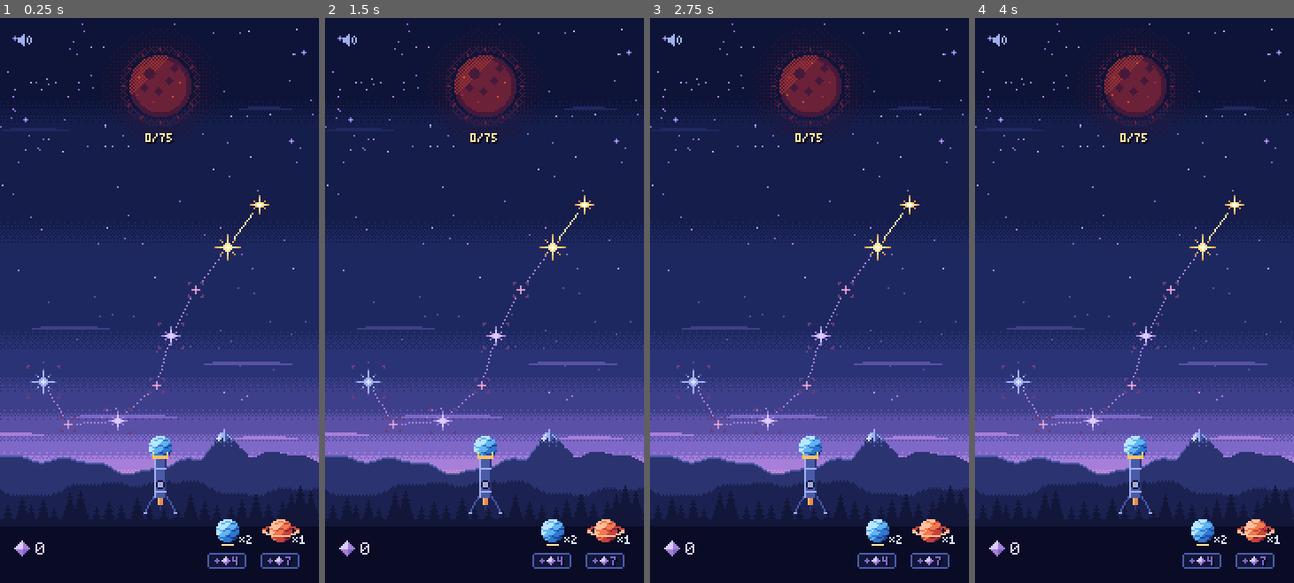
Above: before the commit, frames 1-4 (left to right).
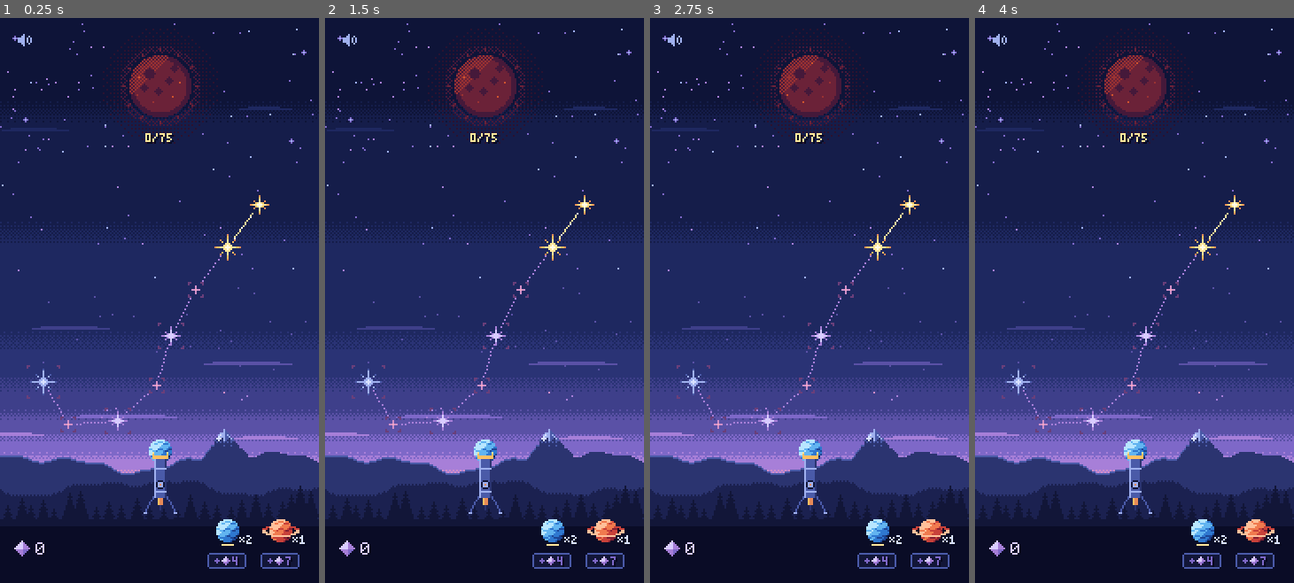
Above: after the commit, the same moments.

Repository: mrafael1/DustInSpace
Game: Godot game, scene res://game/scenes/main.tscn
Two runs of this game, one before a commit and one after it. Both use one fixed random seed, a clock stepped at 60 frames per second and the inputs below.
Inputs (mouse positions are in pixels of both pictures, inside the frame that each line leads up to):
- Up to frame 1 (0.25 s): no input
- Up to frame 2 (1.5 s): tap Enter at 0.5 s; move the mouse to (554, 272) at 0.52 s; hold Shift 0.53-1.25 s; click (554, 272) at 0.67 s; drag from (420, 328) to (468, 413) at 1.27 s
- Up to frame 3 (2.75 s): move the mouse to (841, 176) at 2.02 s; tap Ctrl at 2.1 s; click (841, 176) at 2.17 s
- Up to frame 4 (4 s): drag from (1118, 413) to (1038, 215) at 2.77 s; move the mouse to (1230, 385) at 3.52 s; tap B at 3.6 s; click (1230, 385) at 3.67 s

The runs differ from the first frame. In frame 1, 0.2% of the frame differs, in the area x 46-54%, y 73-79%; in frame 2, 0.2%; in frame 3, 0.2%; in frame 4, 0.2%.

Commit message:
art: seat the loaded planet deeper in the telescope's mouth, start the sight line past it
Co-Authored-By: Claude Opus 5.5 <noreply@anthropic.com>
Claude-Session: https://claude.ai/code/session_01ASnDPR9SCSabzXswq9efCT

Diff:
--- a/game/scenes/telescope.gd
+++ b/game/scenes/telescope.gd
@@ -36,9 +36,10 @@
 const HOOD_HALF: int = 4
 const STRAPS: Array[int] = [-4, 9]
 ## The lens opening: the hood's last rows inside its rim. Dark and hollow when empty; the
-## loaded planet shows through it, seated SEAT px deep behind the hood.
+## loaded planet shows through it, seated SEAT px deep: the hood and its rim overlap its lower
+## half, so it sits in the mouth rather than on top of it.
 const LENS_DEPTH: int = 2
-const SEAT: int = 4
+const SEAT: int = 6
 ## The tripod's head (under the pivot) and its three legs; the middle one is behind.
 const HEAD_TOP: int = -4
 const HEAD_ROWS: int = 3
@@ -47,8 +48,10 @@
 ## Press areas: around the tripod, along the barrel, and around the planet at the mouth.
 const SCOPE_RADIUS: int = 13
 const PACK_REACH: int = 3
-## The sight line: one dot every SIGHT_STEP px from the mouth, stopping short of the reticle.
+## The sight line: one dot every SIGHT_STEP px, starting SIGHT_CLEAR px past the planet's edge
+## (so it doesn't touch the loaded planet) and stopping SIGHT_GAP px short of the reticle.
 const SIGHT_STEP: int = 4
+const SIGHT_CLEAR: int = 3
 const SIGHT_GAP: int = 8
 ## The burst preview: a dotted ring where the stars will scatter (StarScatter.RING_MIN).
 const RING_RADIUS: int = StarScatter.RING_MIN
@@ -124,6 +127,11 @@
 ## The mouth of the barrel, the hood's rim (this node's coordinates).
 func mouth() -> Vector2i:
 	return PIVOT + Vector2i((direction() * MOUTH).round())
+
+
+## The sight line's first dot, in pixels along the line from the planet's centre: clear of it.
+static func sight_start() -> int:
+	return PackView.HUD_RADIUS + 1 + SIGHT_CLEAR
 
 
 ## Where the loaded planet sits: seated SEAT px into the mouth, the rest of it out in front.
@@ -376,12 +384,12 @@
 	return 1 if Vector2(-dir.y, dir.x).dot(Vector2(-1, -1)) >= 0.0 else -1
 
 
-## A dotted C2 sight line from the planet to the reticle.
+## A dotted C2 sight line from just past the planet to the reticle.
 func _draw_sight() -> void:
 	var from: Vector2i = pack_position()
 	var to: Vector2i = burst_preview() - origin()
 	var line: Array[Vector2i] = LinkLayer.line_pixels(from, to)
-	for i: int in range(SIGHT_STEP, line.size() - SIGHT_GAP, SIGHT_STEP):
+	for i: int in range(sight_start(), line.size() - SIGHT_GAP, SIGHT_STEP):
 		_dot(line[i], Palette.C2)
 
 
--- a/tests/test_telescope.gd
+++ b/tests/test_telescope.gd
@@ -284,6 +284,15 @@
 	assert_true(scope.on_scope(scope.mouth()), "and so is the barrel's mouth, wherever it points")
 
 
+func test_the_planet_sits_deep_in_the_mouth() -> void:
+	var inside: int = PackView.HUD_RADIUS - (Vector2(scope.pack_position() - scope.mouth())).length()
+	assert_gte(inside, PackView.HUD_RADIUS / 2, "at least half the planet is behind the rim")
+
+
+func test_the_sight_line_starts_clear_of_the_planet() -> void:
+	assert_gt(Telescope.sight_start(), PackView.HUD_RADIUS + 1, "a gap between the planet and the first dot")
+
+
 func _tap(point: Vector2i) -> void:
 	_touch(point, true)
 	_touch(point, false)
